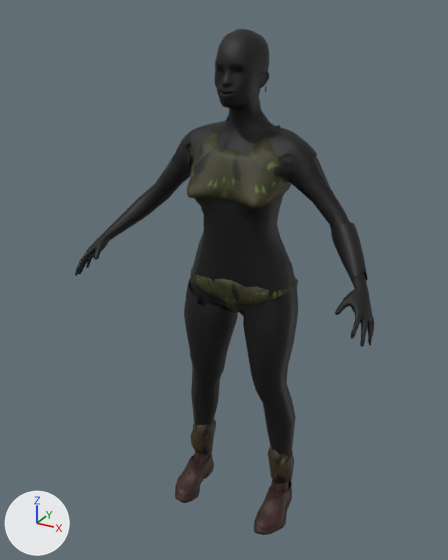
An edit to the glTF model models/dancers/dancer_kiara.glb, drawn before and after from the same camera.
The view is the same before and after, from a 50 mm lens placed at (0.863, -1.603, 0.9), pointed at (-0.036, 0.032, 0.082). Every picture has the same lights, and +X, +Y and +Z are marked at lower left. The older version comes first. Vertices at exactly the same position are counted once.

In view in the first picture: 'dancer_kiara'.
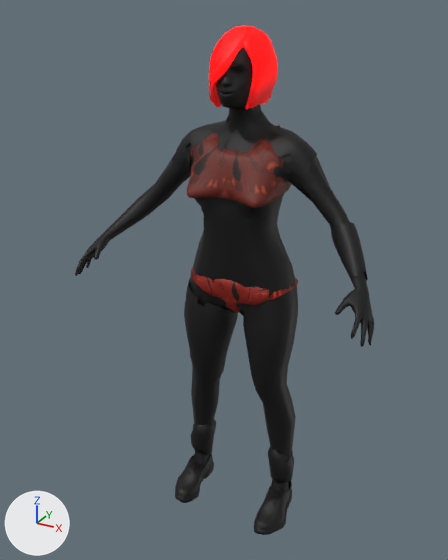
The edits, one by one:
me_dancer_kiara has 6984 vertices, 11876 faces and spans x -0.51..0.51, y -0.19..0.22, z -0.83..0.85.
me_dancer_kiara is used by ob_dancer_kiara; location (0.0, 0.0, 0.0).
me_dancer_kiara part 1: 11876 faces centred in x -0.51..0.51, y -0.19..0.22, z -0.83..0.85 are repainted in the vertex colours; the middle colour stays black #000000.

Where the change shows, as pixel boxes (x1, y1, x2, y2) in the pictures (448 x 560 px):
part 1 of me_dancer_kiara, recoloured
    both: (175, 29, 298, 535)
